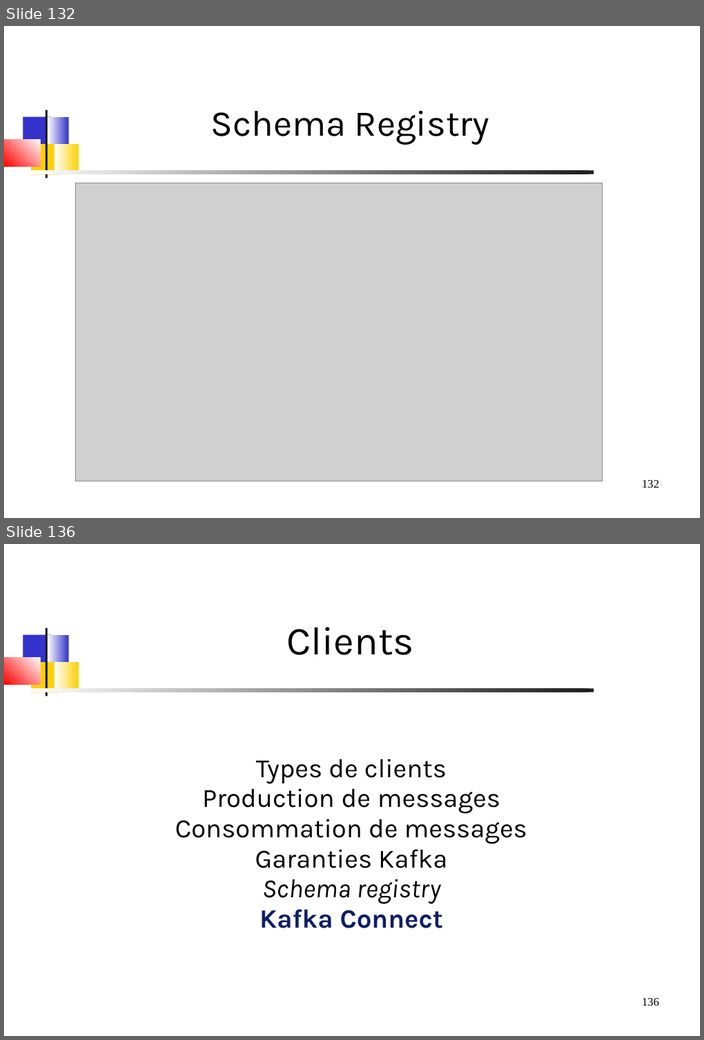
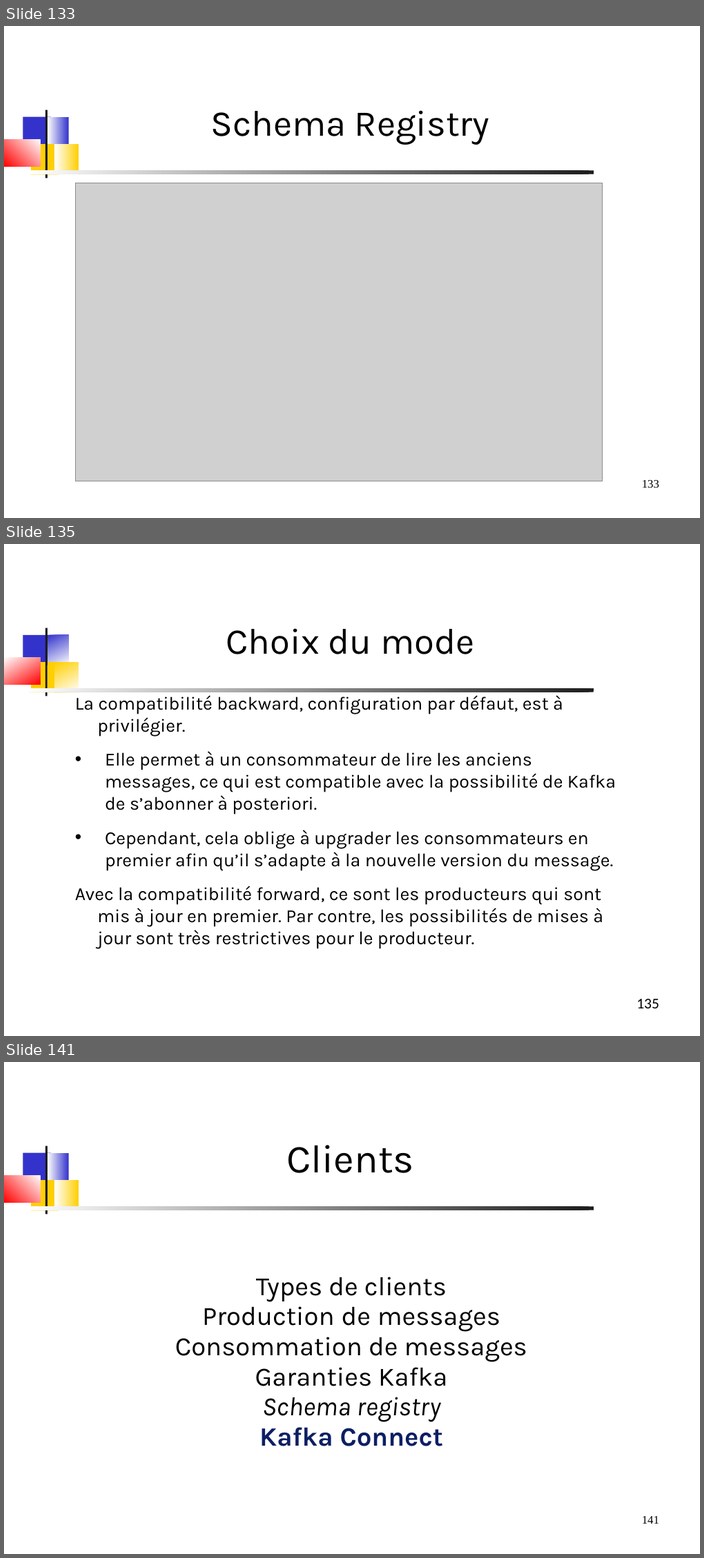
Before and after one commit to dthibau/kafka, a slide deck: KafkaAdmin.odp. Shown one above the other, each under a label of ours: slides 132 and 136 before the commit, slides 133, 135 and 141 after it; the slides between them are not shown. The pictures are 704x1040 and 704x1558 pixels, drawn with LibreOffice and Linux fonts; fonts in the diff are those of the drawing; grey boxes stand for pictures. Boxes give left, top, right and bottom in pixels: in the first picture for what was removed or moved away, otherwise in the second. Text is boxed around its words. In the diff, an @@ line names an element or a change of style, - is before the commit and + after.

```diff
--- a/KafkaAdmin.odp
+++ b/KafkaAdmin.odp
@@ slide 135 added at <box>4,544,700,1036</box>, background #FFFFFF @@
@@ title added at <box>226,628,474,654</box>, 44 pt, text #000000 @@
+Choix du mode
@@ group added at <box>4,628,594,696</box>: 7 freeform shapes @@
@@ text added at <box>75,695,615,949</box>, 22.4 pt, text #000000 @@
+La compatibilité backward, configuration par défaut, est à privilégier.
+• Elle permet à un consommateur de lire les anciens messages, ce qui est compatible avec la possibilité de Kafka de s’abonner à posteriori.
+• Cependant, cela oblige à upgrader les consommateurs en premier afin qu’il s’adapte à la nouvelle version du message.
+Avec la compatibilité forward, ce sont les producteurs qui sont mis à jour en premier. Par contre, les possibilités de mises à jour sont très restrictives pour le producteur.
@@ page number added at <box>503,992,665,1026</box>, 18 pt, text #000000 @@
+135
@@ what was slide 132 is now slide 133 @@
@@ page number at <box>642,480,659,488</box>: text changed @@
-132
+133
@@ what was slide 136 is now slide 141 @@
@@ page number at <box>642,1516,659,1524</box>: text changed @@
-136
+141
```
Also in this commit, not shown: 6 slides changed, 4 other slides added, 7 other files.
